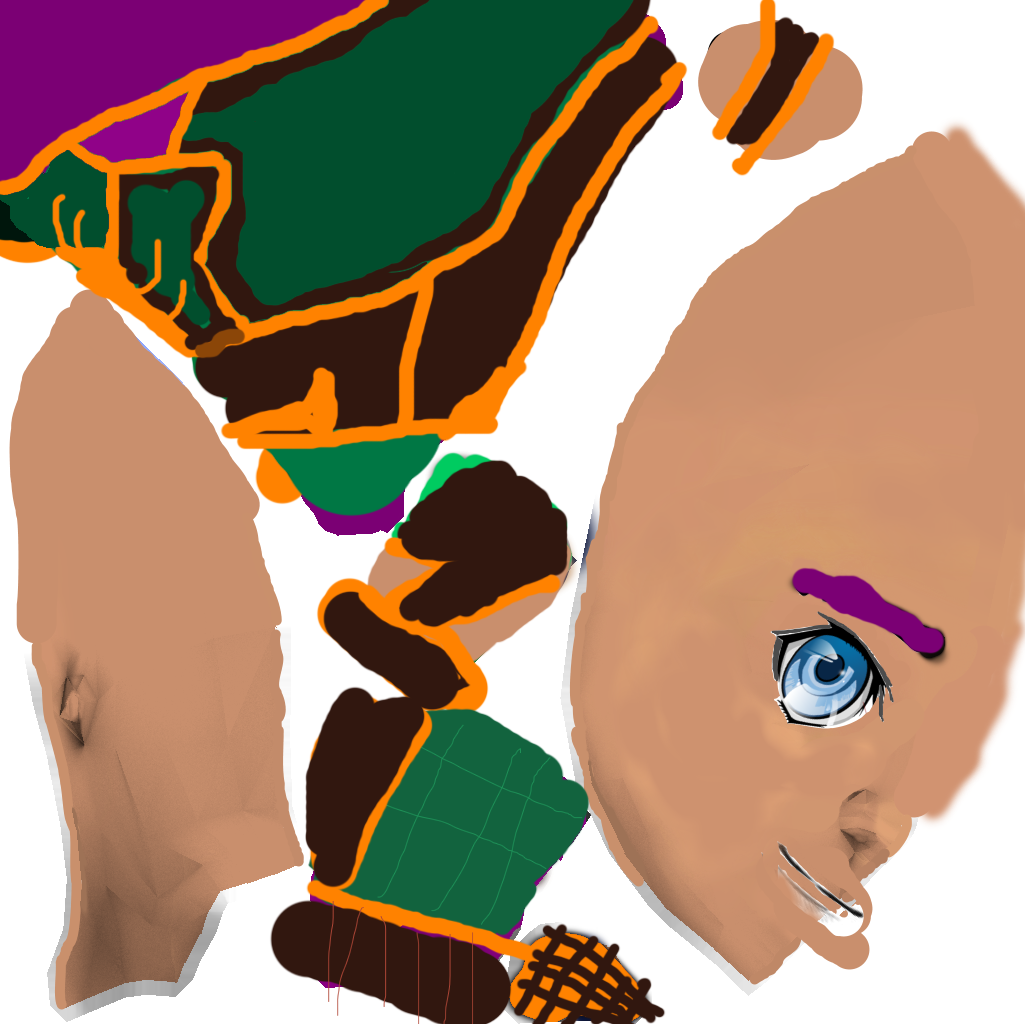
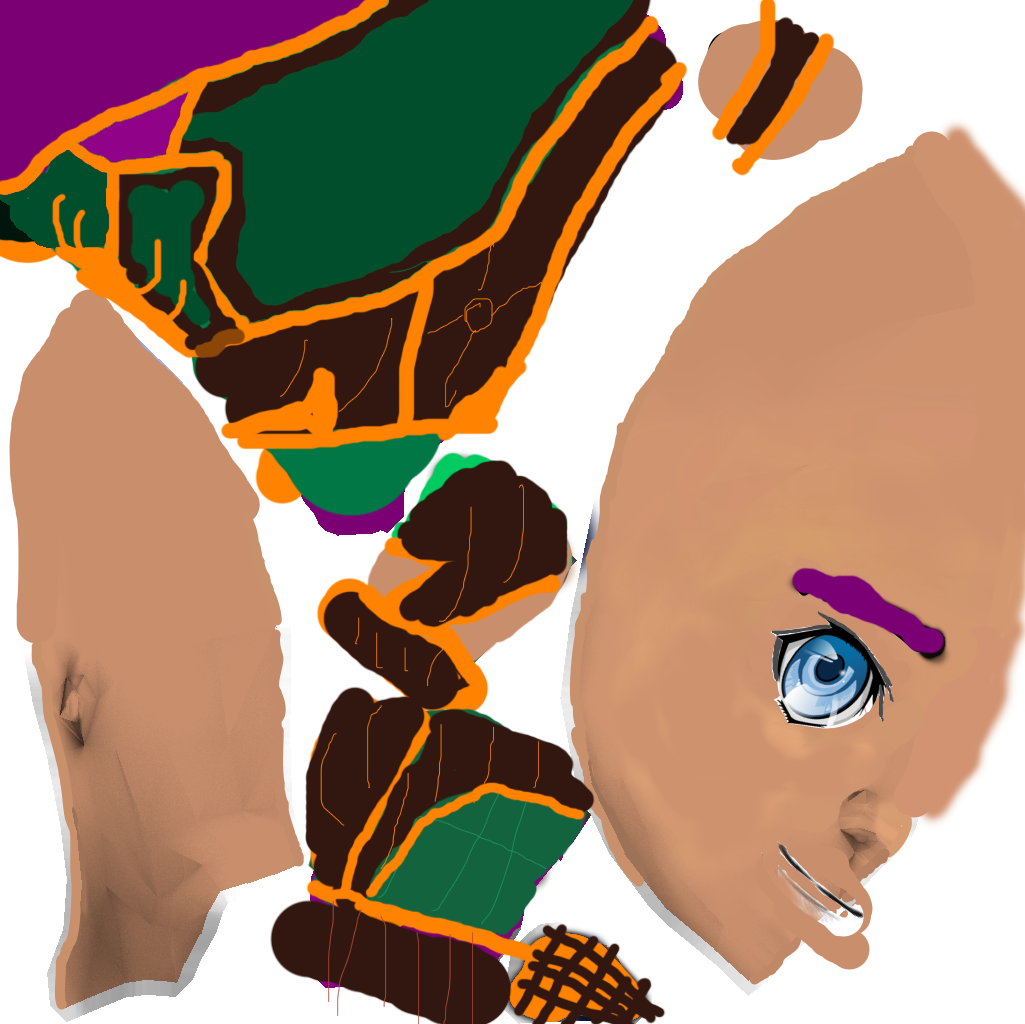
Revision of a layered 1025×1024 image; what changed, layer by layer:
painted on "Layer 5" over [280, 242, 595, 913]
